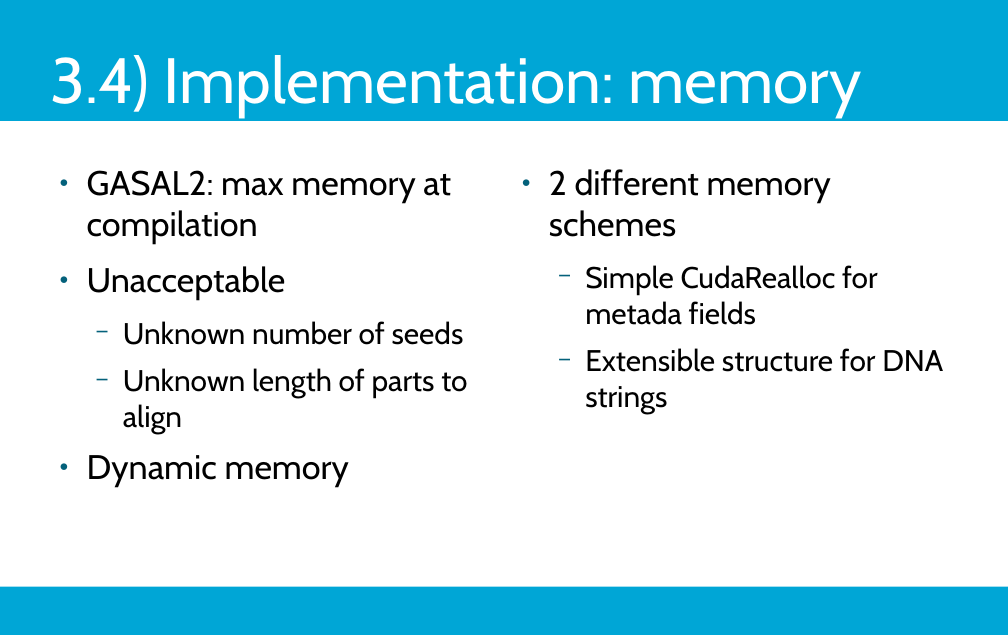
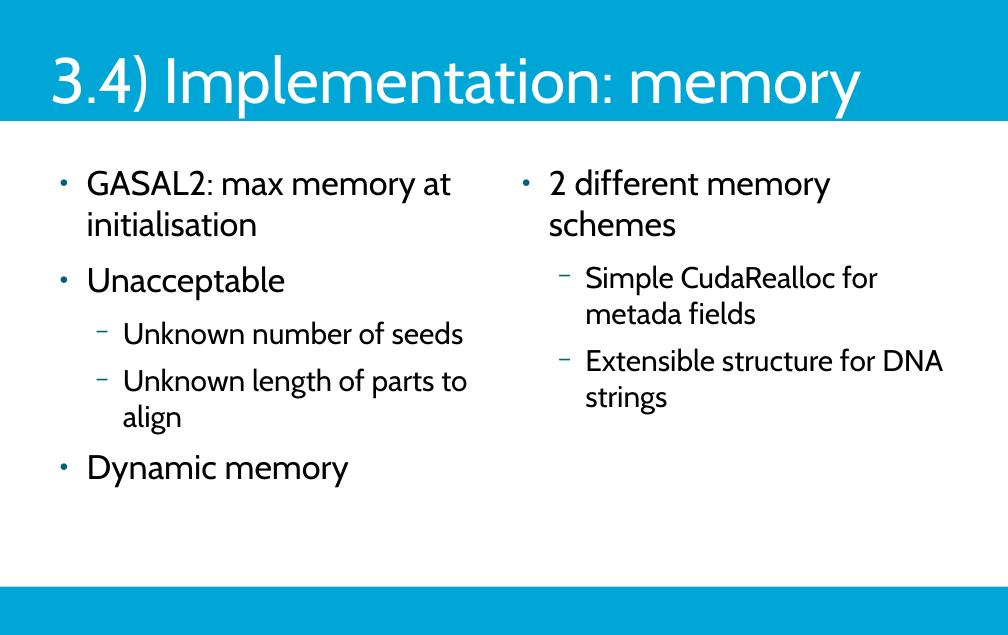
Before and after one commit to j-levy/master_thesis_overleaf, a slide deck: slide 19 of master_thesis_bwa-gasal2-master/vivid-tudelft.odp. Drawn at 1008x635 pixels with LibreOffice and Linux fonts; fonts in the diff are those of the drawing; background and template pictures are left out. Boxes give left, top, right and bottom in pixels: in the first picture for what was removed or moved away, otherwise in the second. Text is boxed around its words. In the diff, an @@ line names an element or a change of style, - is before the commit and + after.

Commit message:
fixed typo in graph, tweaked up presentation a bit

```diff
--- a/master_thesis_bwa-gasal2-master/vivid-tudelft.odp
+++ b/master_thesis_bwa-gasal2-master/vivid-tudelft.odp
@@ text at [87, 170, 451, 237]: text changed @@
-● GASAL2: max memory at compilation
+● GASAL2: max memory at initialisation
```
Also in this commit, not shown: 4 other slides changed, 1 other file.
